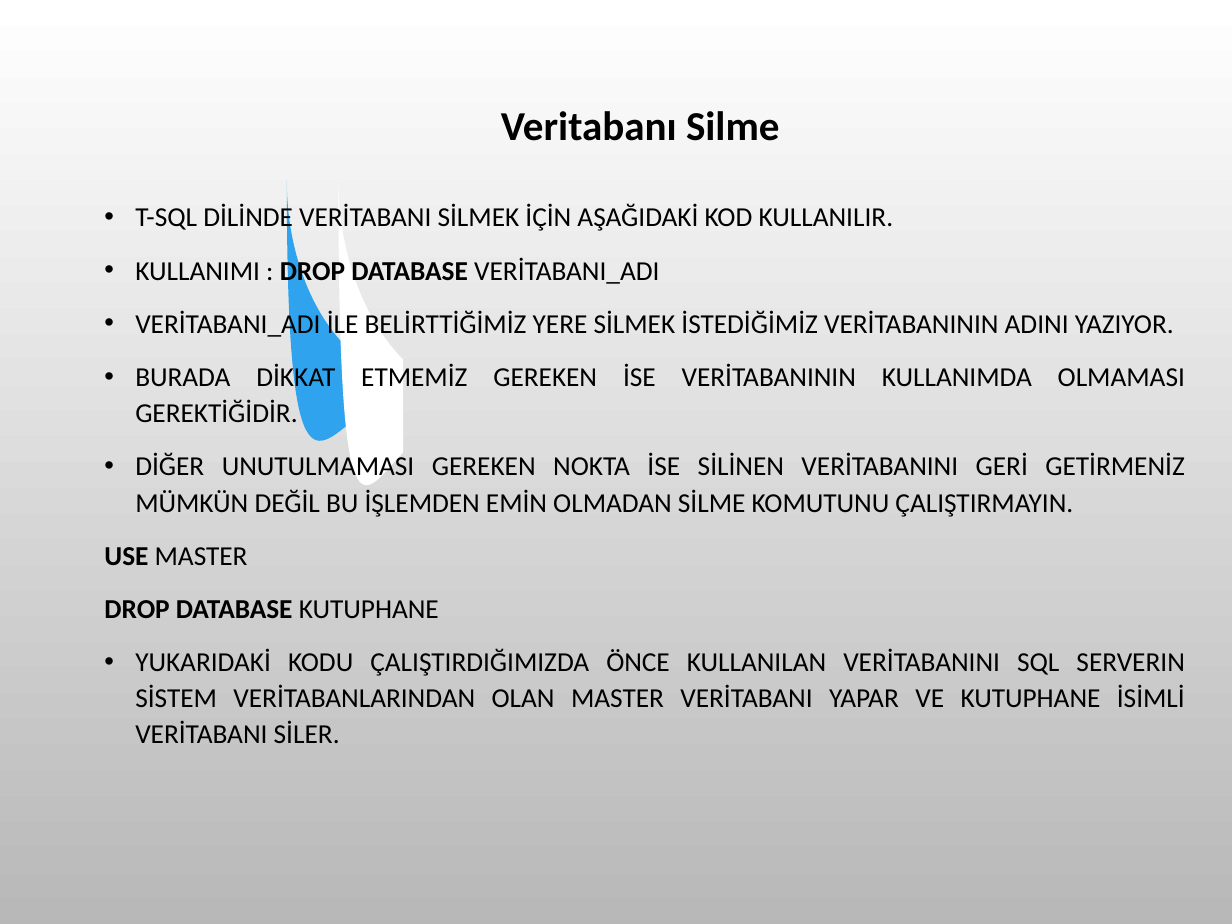
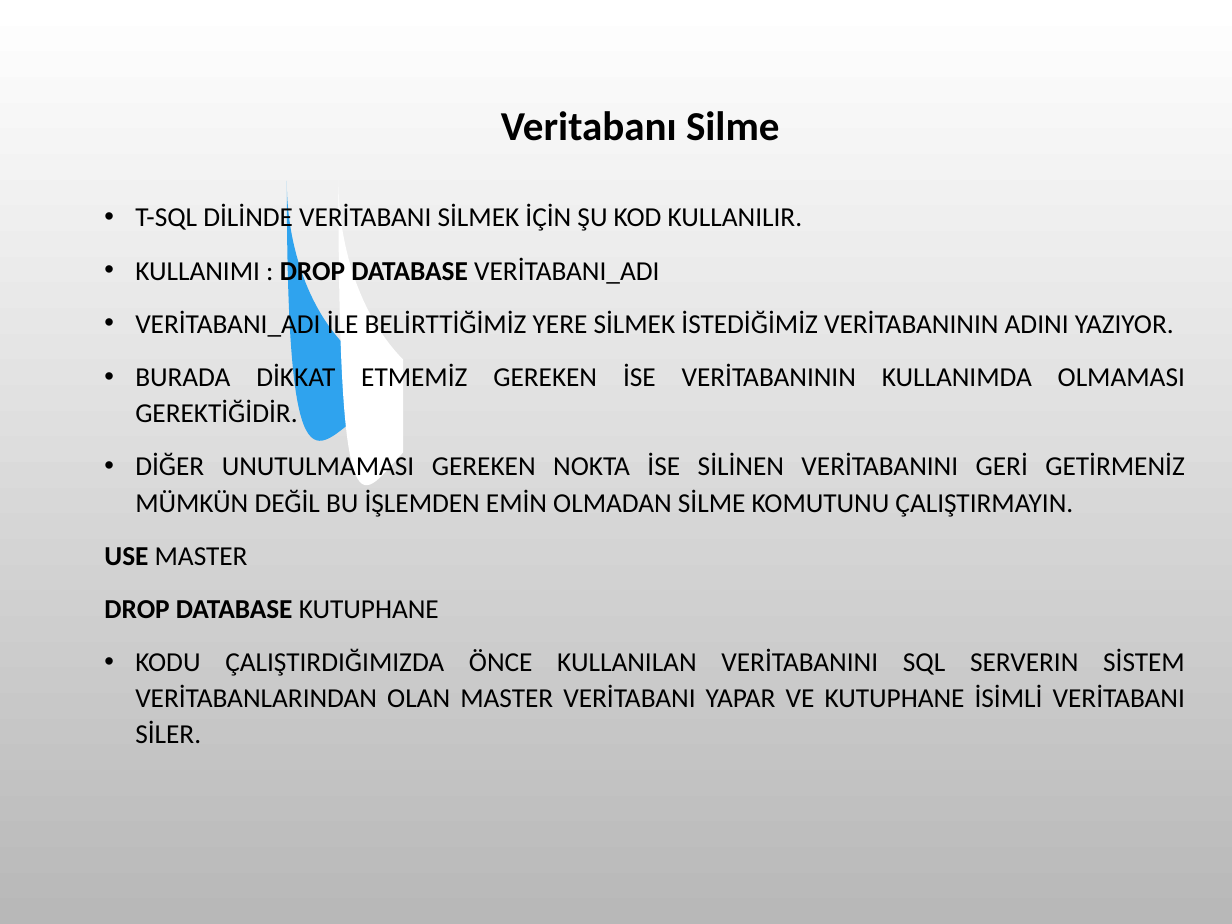
Before and after one commit to SevdanurGENC/20-21-Lecture-Notes, a slide deck: slide 9 of Vt2-Vt2/1. Bolum - Veri Tabani - I - Veritabani Kavrami.ppt. Drawn at 1232x924 pixels with LibreOffice and Linux fonts; fonts in the diff are those of the drawing; background and template pictures are left out. Boxes give left, top, right and bottom in pixels: in the first picture for what was removed or moved away, otherwise in the second. Text is boxed around its words. In the diff, an @@ line names an element or a change of style, - is before the commit and + after.

```diff
--- a/Vt2-Vt2/1. Bolum - Veri Tabani - I - Veritabani Kavrami.ppt
+++ b/Vt2-Vt2/1. Bolum - Veri Tabani - I - Veritabani Kavrami.ppt
@@ text at box(135, 204, 803, 233): text changed @@
-• T-SQL DİLİNDE VERİTABANI SİLMEK İÇİN AŞAĞIDAKİ KOD KULLANILIR.
+• T-SQL DİLİNDE VERİTABANI SİLMEK İÇİN ŞU KOD KULLANILIR.
@@ text at box(135, 649, 1185, 743): text changed @@
-• YUKARIDAKİ KODU ÇALIŞTIRDIĞIMIZDA ÖNCE KULLANILAN VERİTABANINI SQL SERVERIN SİSTEM VERİTABANLARINDAN OLAN MASTER VERİTABANI YAPAR VE KUTUPHANE İSİMLİ VERİTABANI SİLER.
+• KODU ÇALIŞTIRDIĞIMIZDA ÖNCE KULLANILAN VERİTABANINI SQL SERVERIN SİSTEM VERİTABANLARINDAN OLAN MASTER VERİTABANI YAPAR VE KUTUPHANE İSİMLİ VERİTABANI SİLER.
```
Also in this commit, not shown: 2 other slides changed, 20 other files.
